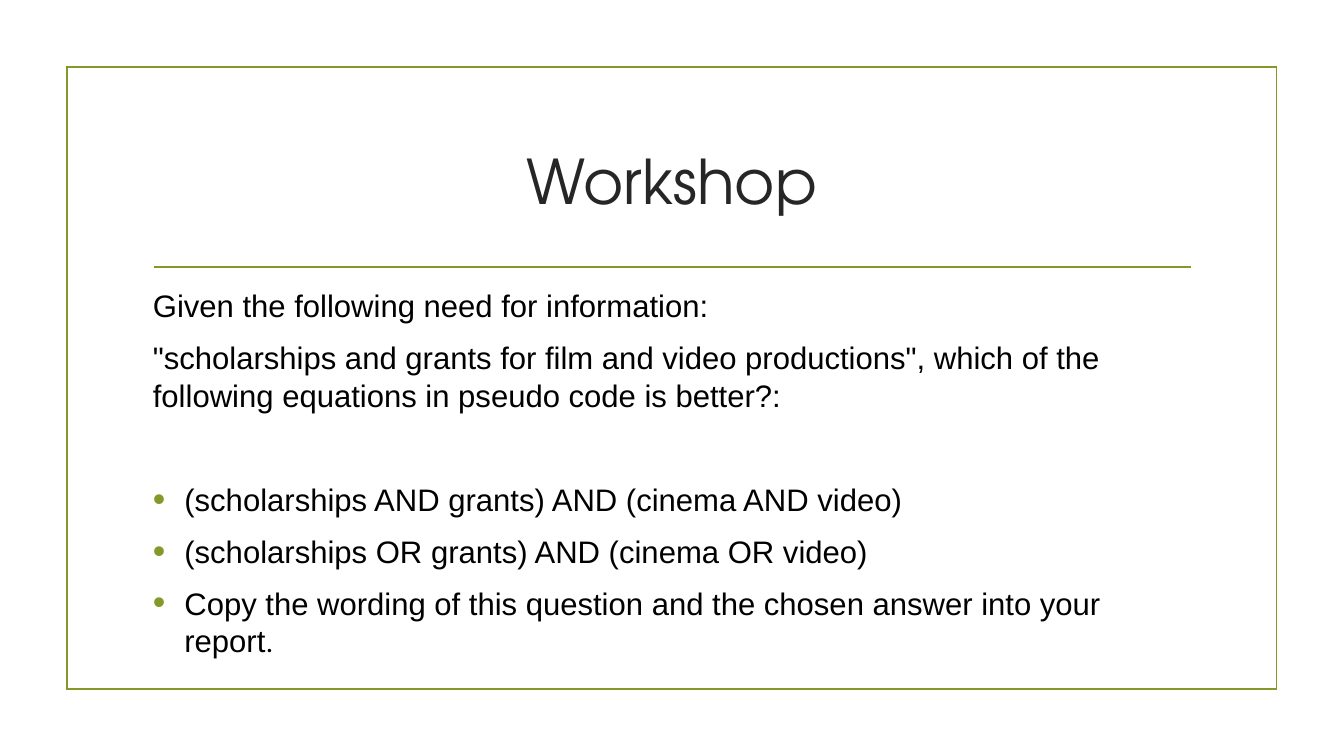
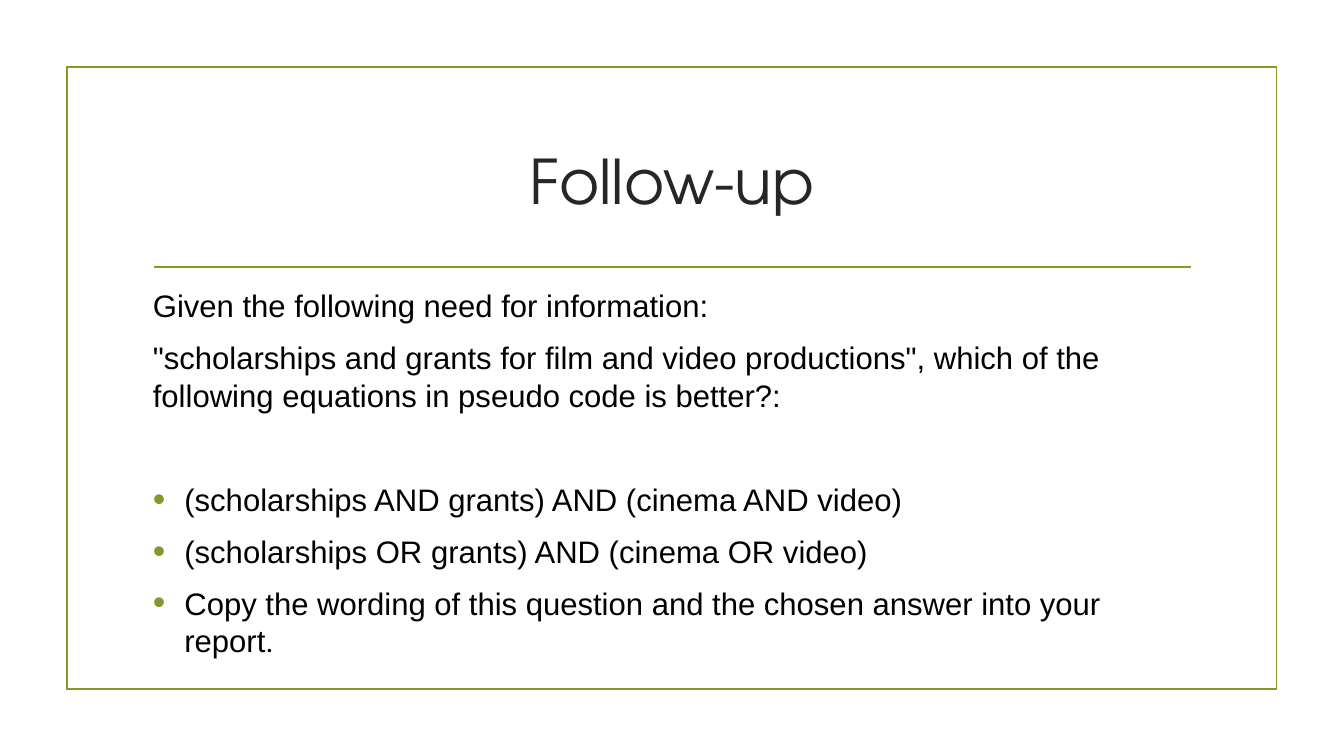
Before and after one commit to wamartinez/sacs, a slide deck: slide 14 of Modulo1/ClaseSem1_OperadoresBooleanos.pptx (slide 16 before the commit). Drawn at 1344x756 pixels with LibreOffice and Linux fonts; fonts in the diff are those of the drawing; background and template pictures are left out. Boxes give left, top, right and bottom in pixels: in the first picture for what was removed or moved away, otherwise in the second. Text is boxed around its words. In the diff, an @@ line names an element or a change of style, - is before the commit and + after.

```diff
--- a/Modulo1/ClaseSem1_OperadoresBooleanos.pptx
+++ b/Modulo1/ClaseSem1_OperadoresBooleanos.pptx
@@ title at box(529, 158, 814, 216): text changed @@
-Workshop
+Follow-up
```
Also in this commit, not shown: 4 other slides changed, 2 slides added.
